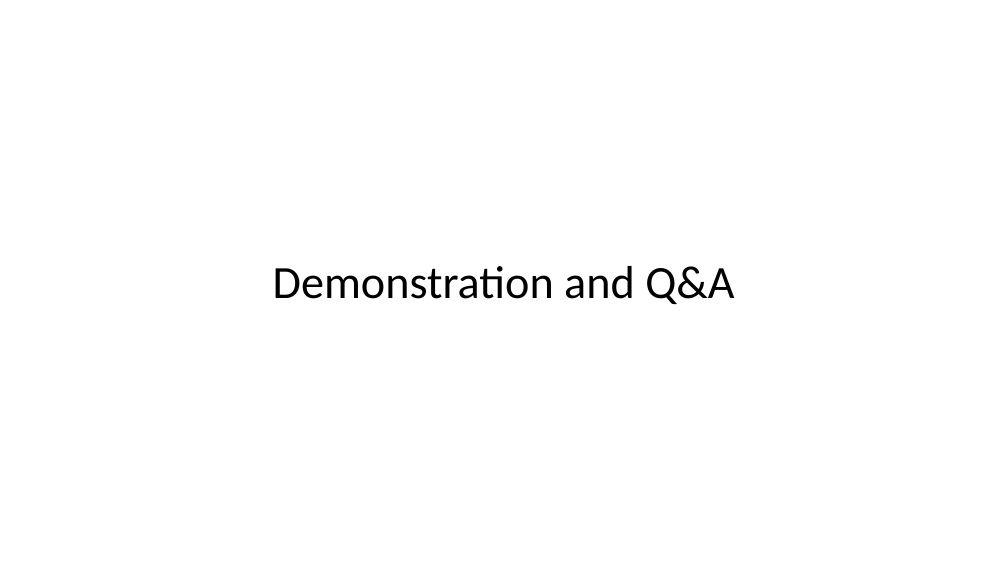
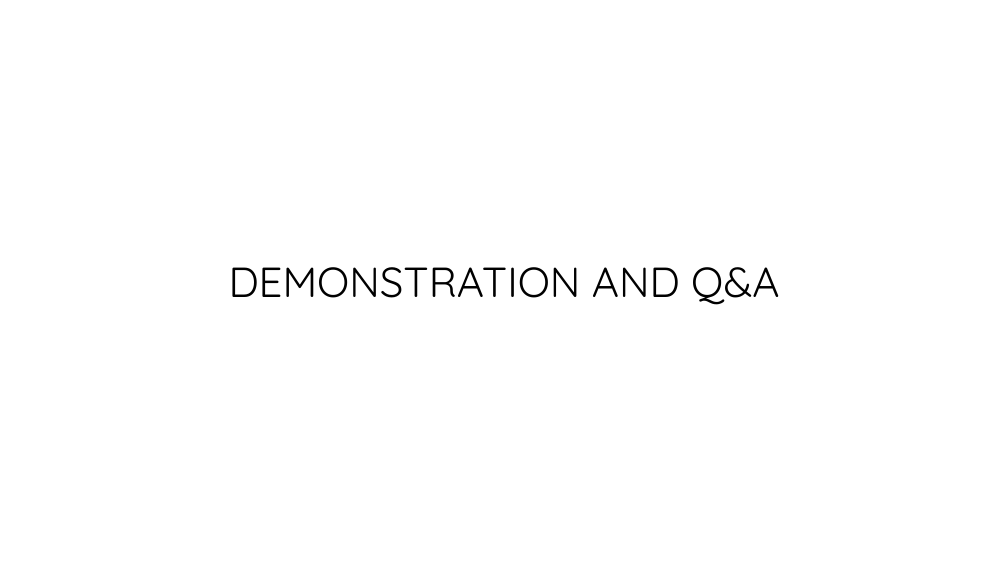
Before and after one commit to Andrew-Rendler/CSPB-3308-Project---Crypto-Tracker, a slide deck: slide 13 of CryptoTrackerPrez.pptx (slide 11 before the commit). Drawn at 1008x567 pixels with LibreOffice and Linux fonts; fonts in the diff are those of the drawing; background and template pictures are left out. Boxes give left, top, right and bottom in pixels: in the first picture for what was removed or moved away, otherwise in the second. Text is boxed around its words. In the diff, an @@ line names an element or a change of style, - is before the commit and + after.

```diff
--- a/CryptoTrackerPrez.pptx
+++ b/CryptoTrackerPrez.pptx
@@ title at (229,267,779,305): text changed; size 44 to 40 pt; font Calibri to Quicksand @@
-Demonstration and Q&A
+DEMONSTRATION AND Q&A
```
Also in this commit, not shown: 5 other slides changed, 2 slides added.
